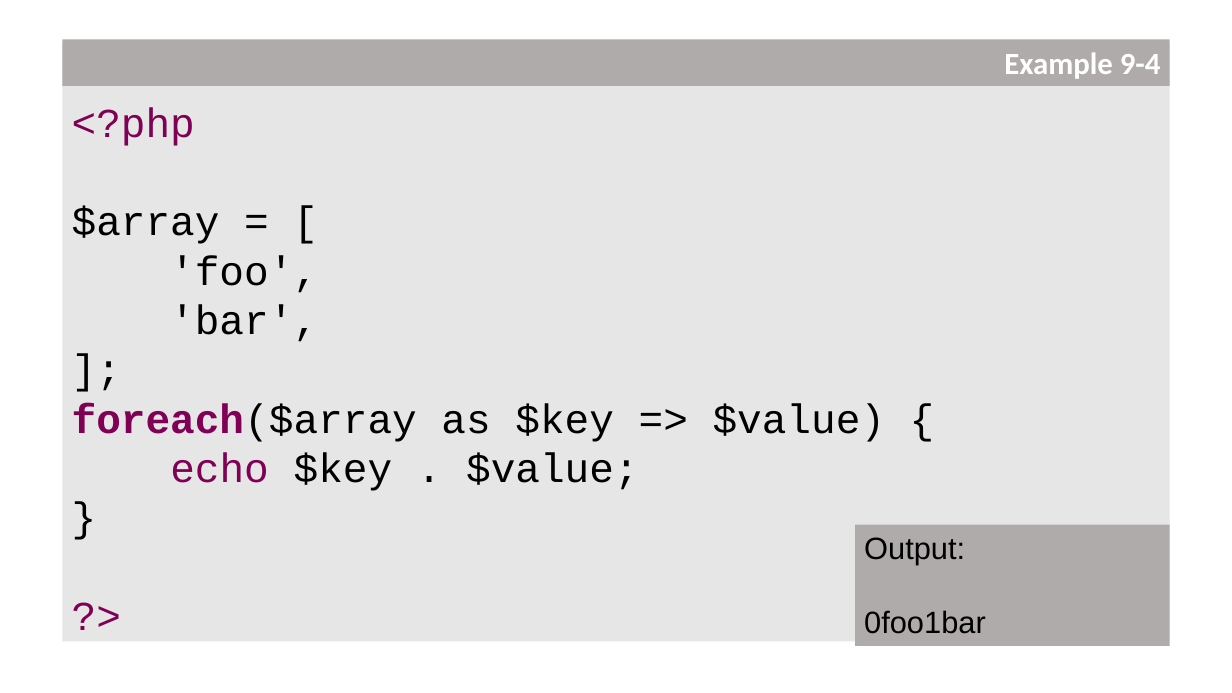
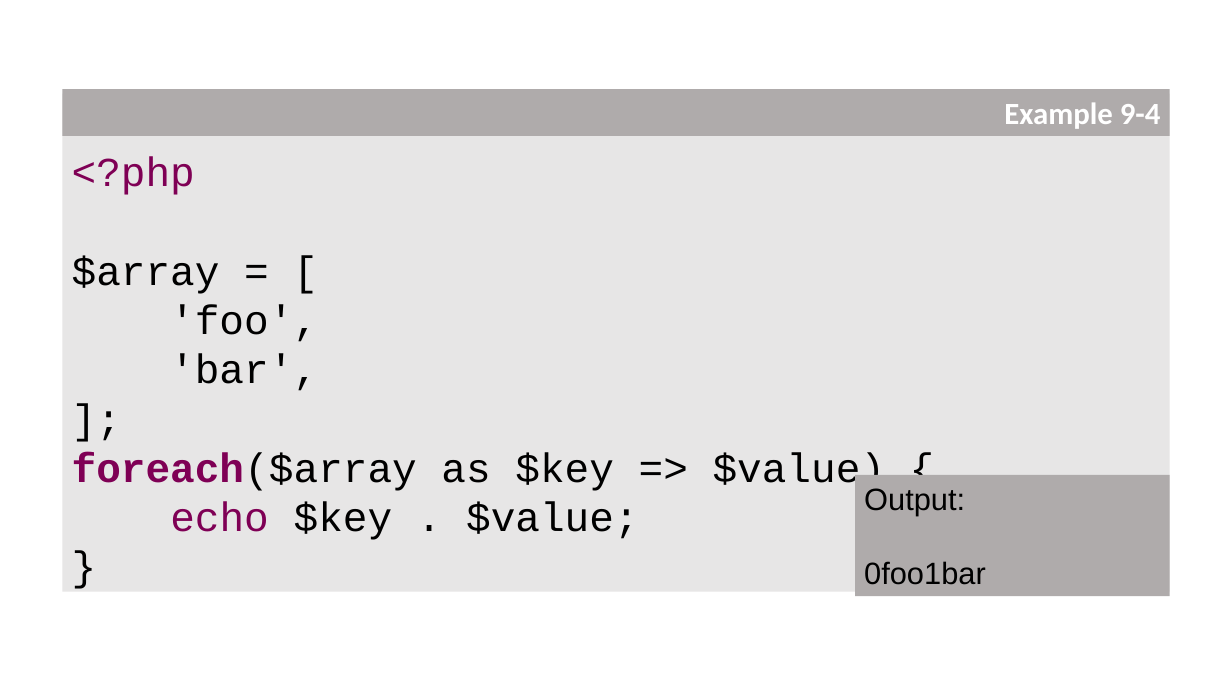
Before and after one commit to PHPEmbark/curriculum, a slide deck: slide 81 of course/1 - Basic Programming/Basics Of Programming.pptx. Drawn at 1232x693 pixels with LibreOffice and Linux fonts; fonts in the diff are those of the drawing. Boxes give left, top, right and bottom in pixels: in the first picture for what was removed or moved away, otherwise in the second. Text is boxed around its words. In the diff, an @@ line names an element or a change of style, - is before the commit and + after.

```diff
--- a/course/1 - Basic Programming/Basics Of Programming.pptx
+++ b/course/1 - Basic Programming/Basics Of Programming.pptx
@@ text at <box>63,90,1170,597</box>: paragraph removed @@
-?>
@@ text "<?php": place and size @@
-text "<?php" at <box>63,40,1170,646</box>
+text "<?php" at <box>63,90,1170,597</box>
@@ rectangle "Example 9-4": place and size @@
-rectangle "Example 9-4" at <box>63,40,1170,86</box>
+rectangle "Example 9-4" at <box>63,90,1170,136</box>
@@ rectangle "Output:": place and size @@
-rectangle "Output:" at <box>855,525,1169,646</box>
+rectangle "Output:" at <box>855,475,1169,596</box>
```
Also in this commit, not shown: 43 other slides changed, 10 other files.
